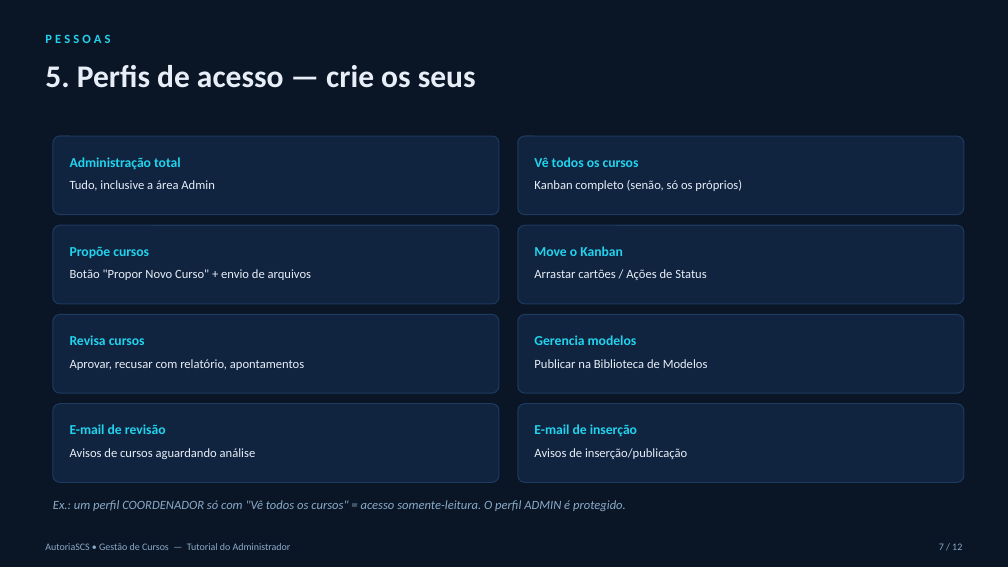
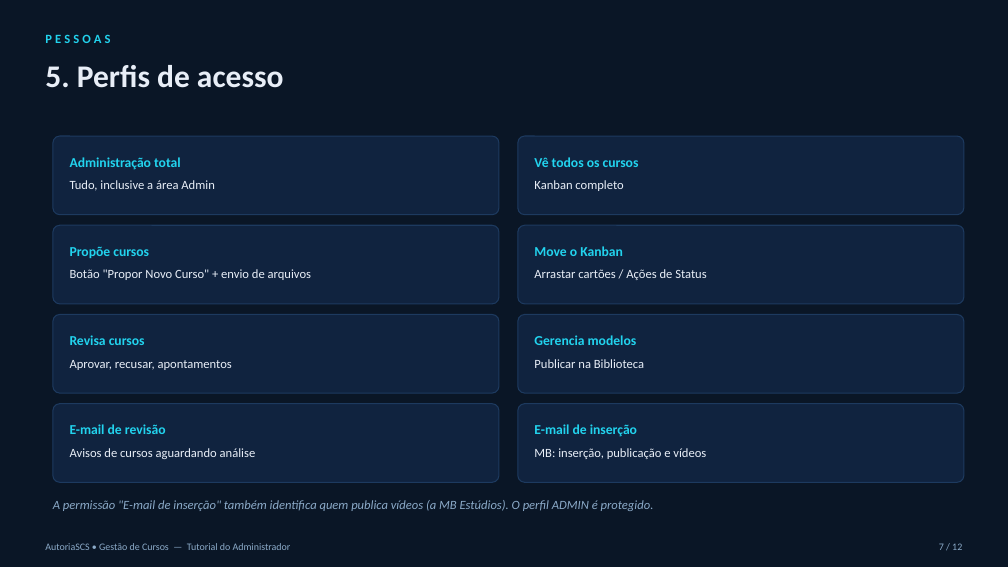
Before and after one commit to flaviospina/AutoriaSCS-Scrum-cursos, a slide deck: slide 7 of docs/tutoriais/Tutorial-Admin.pptx. Drawn at 1008x567 pixels with LibreOffice and Linux fonts; fonts in the diff are those of the drawing. Boxes give left, top, right and bottom in pixels: in the first picture for what was removed or moved away, otherwise in the second. Text is boxed around its words. In the diff, an @@ line names an element or a change of style, - is before the commit and + after.

```diff
--- a/docs/tutoriais/Tutorial-Admin.pptx
+++ b/docs/tutoriais/Tutorial-Admin.pptx
@@ text at (45, 65, 284, 88): text changed @@
-5. Perfis de acesso — crie os seus
+5. Perfis de acesso
@@ text at (534, 180, 623, 191): text changed @@
-Kanban completo (senão, só os próprios)
+Kanban completo
@@ text at (534, 359, 644, 368): text changed @@
-Publicar na Biblioteca de Modelos
+Publicar na Biblioteca
@@ text at (70, 360, 232, 370): text changed @@
-Aprovar, recusar com relatório, apontamentos
+Aprovar, recusar, apontamentos
@@ text at (534, 448, 706, 459): text changed @@
-Avisos de inserção/publicação
+MB: inserção, publicação e vídeos
@@ text at (53, 500, 654, 511): text changed @@
-Ex.: um perfil COORDENADOR só com "Vê todos os cursos" = acesso somente-leitura. O perfil ADMIN é protegido.
+A permissão "E-mail de inserção" também identifica quem publica vídeos (a MB Estúdios). O perfil ADMIN é protegido.
```
Also in this commit, not shown: 10 other slides changed, 1 slide added, 1 slide removed, 18 other files.
